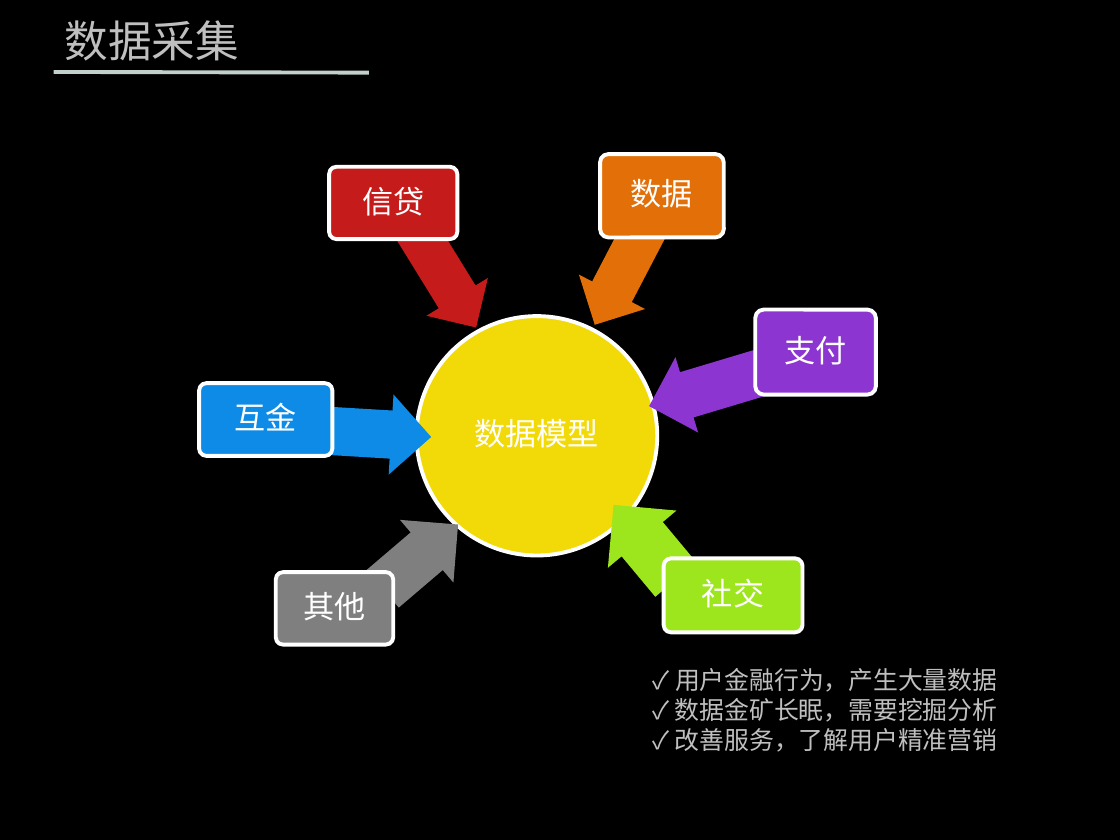
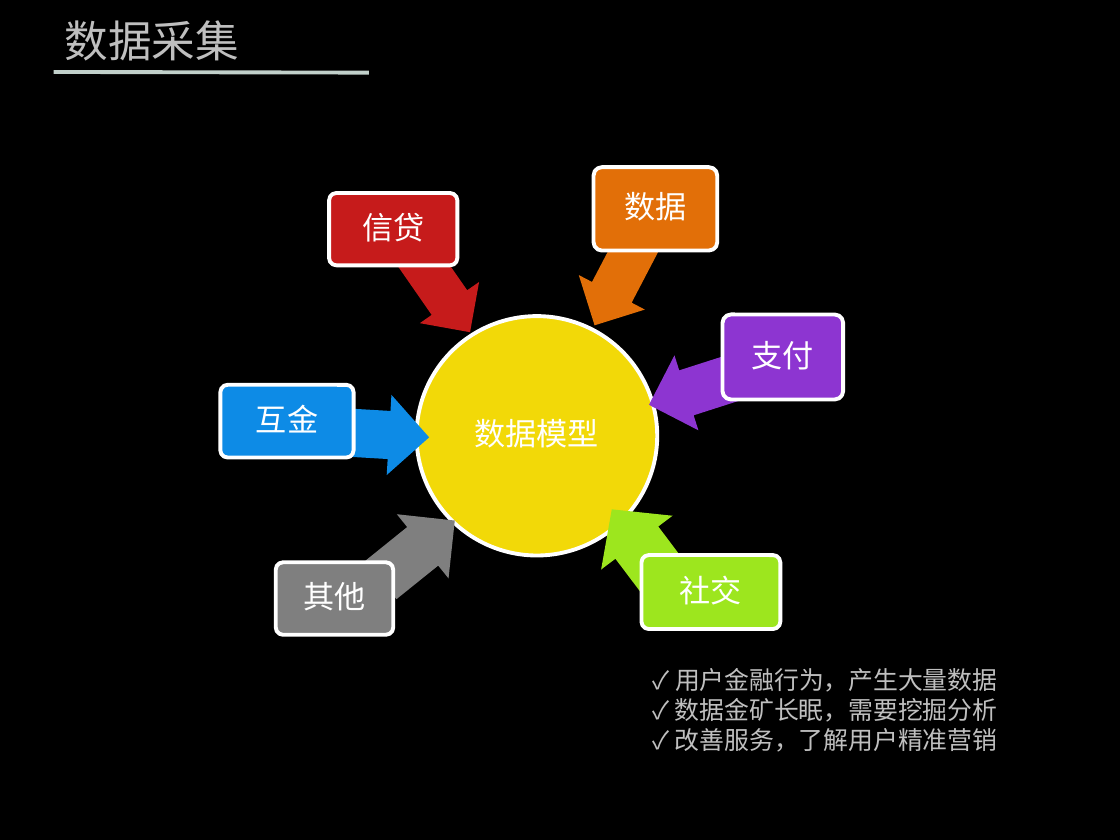
Before and after one commit to zhenghong/UBP, a slide deck: slide 3 of 营销.pptx. Drawn at 1120x840 pixels with LibreOffice and Linux fonts; fonts in the diff are those of the drawing; background and template pictures are left out. Boxes give left, top, right and bottom in pixels: in the first picture for what was removed or moved away, otherwise in the second. Text is boxed around its words. In the diff, an @@ line names an element or a change of style, - is before the commit and + after.

```diff
--- a/营销.pptx
+++ b/营销.pptx
@@ rounded rectangle: place and size @@
-rounded rectangle at box(600, 155, 724, 237)
+rounded rectangle at box(594, 167, 717, 250)
@@ text "数据": place and size @@
-text "数据" at box(631, 178, 693, 208)
+text "数据" at box(624, 191, 686, 221)
@@ rounded rectangle: place and size @@
-rounded rectangle at box(329, 167, 457, 240)
+rounded rectangle at box(329, 193, 457, 265)
@@ text "信贷": place and size @@
-text "信贷" at box(362, 187, 424, 216)
+text "信贷" at box(362, 213, 424, 242)
@@ left arrow at box(368, 208, 500, 352): rotation 238 to 235 degrees @@
@@ left arrow: place and size @@
-left arrow at box(561, 176, 697, 343)
+left arrow at box(562, 189, 690, 343)
@@ rounded rectangle: place and size @@
-rounded rectangle at box(755, 309, 876, 394)
+rounded rectangle at box(722, 315, 843, 400)
@@ text "支付": place and size @@
-text "支付" at box(784, 336, 846, 365)
+text "支付" at box(752, 341, 814, 370)
@@ left arrow at box(637, 333, 771, 442): rotation 343 to 342 degrees @@
@@ rounded rectangle: place and size @@
-rounded rectangle at box(199, 383, 333, 456)
+rounded rectangle at box(221, 385, 354, 458)
@@ text "互金": place and size @@
-text "互金" at box(235, 402, 297, 431)
+text "互金" at box(256, 404, 318, 433)
@@ left arrow: place and size @@
-left arrow at box(311, 390, 433, 477)
+left arrow at box(326, 391, 431, 478)
@@ left arrow at box(355, 488, 481, 612): rotation 139 to 141 degrees @@
@@ left arrow at box(575, 483, 697, 603): rotation 50 to 53 degrees @@
@@ rounded rectangle: place and size @@
-rounded rectangle at box(276, 572, 393, 645)
+rounded rectangle at box(276, 562, 393, 635)
@@ text "其他": place and size @@
-text "其他" at box(303, 592, 365, 621)
+text "其他" at box(303, 582, 365, 611)
@@ rounded rectangle: place and size @@
-rounded rectangle at box(664, 559, 803, 633)
+rounded rectangle at box(642, 556, 781, 629)
@@ text "社交": place and size @@
-text "社交" at box(702, 578, 764, 608)
+text "社交" at box(680, 575, 742, 605)
```
Also in this commit, not shown: 3 other slides changed.
